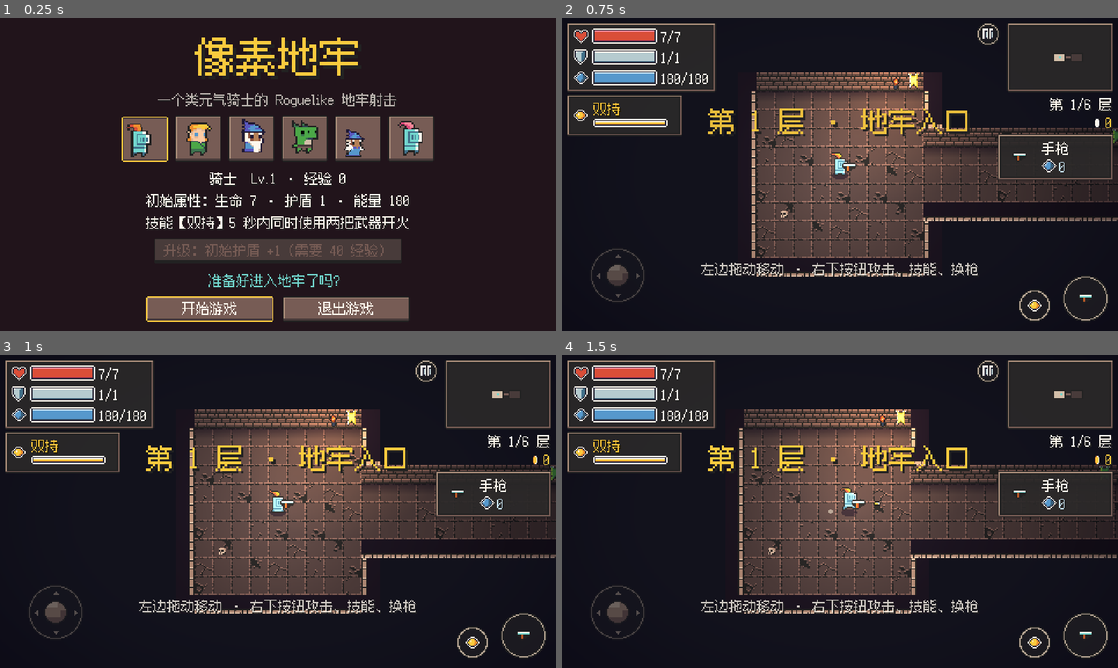
Above: before the commit, frames 1-4 (two rows, left to right).
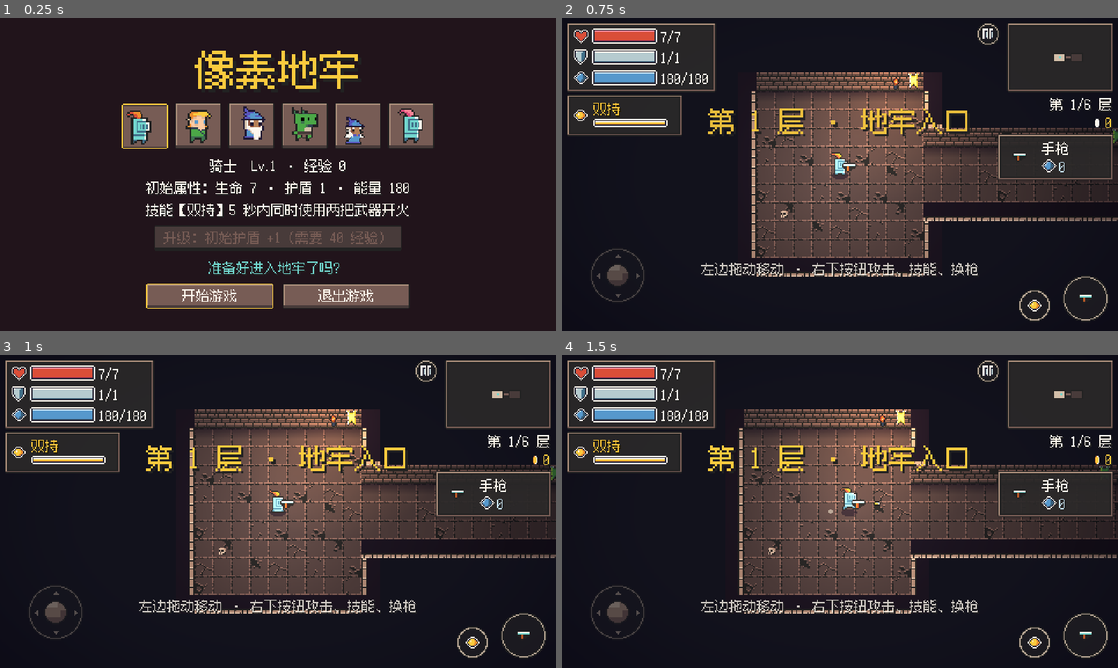
Above: after the commit, the same moments.

Repository: brondon1/game
Game: Godot game, scene res://ui/main_menu.tscn
Two runs of this game, one before a commit and one after it. Both use one fixed random seed, a clock stepped at 60 frames per second and the inputs below.
Inputs (mouse positions are in pixels of both pictures, inside the frame that each line leads up to):
- Up to frame 1 (0.25 s): no input
- Up to frame 2 (0.75 s): click "开始游戏" at 0.5 s
- Up to frame 3 (1 s): no input
- Up to frame 4 (1.5 s): move the mouse to (962, 495) at 1.27 s; hold D (move_right) from 1.28 s (still down); hold E (interact) from 1.28 s (still down); click (962, 495) at 1.42 s

The runs differ from the first frame. In frame 1, 19% of the frame differs, in the area x 21-78%, y 6-98%; in frame 2, nothing differs; in frame 3, nothing differs; in frame 4, nothing differs.

Commit message:
主菜单去掉副标题

Diff:
--- a/ui/main_menu.tscn
+++ b/ui/main_menu.tscn
@@ -39,12 +39,6 @@
 theme_override_constants/shadow_offset_y = 3
 theme_override_font_sizes/font_size = 36
 text = "像素地牢"
-horizontal_alignment = 1
-
-[node name="Subtitle" type="Label" parent="Center/VBox"]
-modulate = Color(1, 1, 1, 0.7)
-layout_mode = 2
-text = "一个类元气骑士的 Roguelike 地牢射击"
 horizontal_alignment = 1
 
 [node name="Characters" type="HBoxContainer" parent="Center/VBox"]
